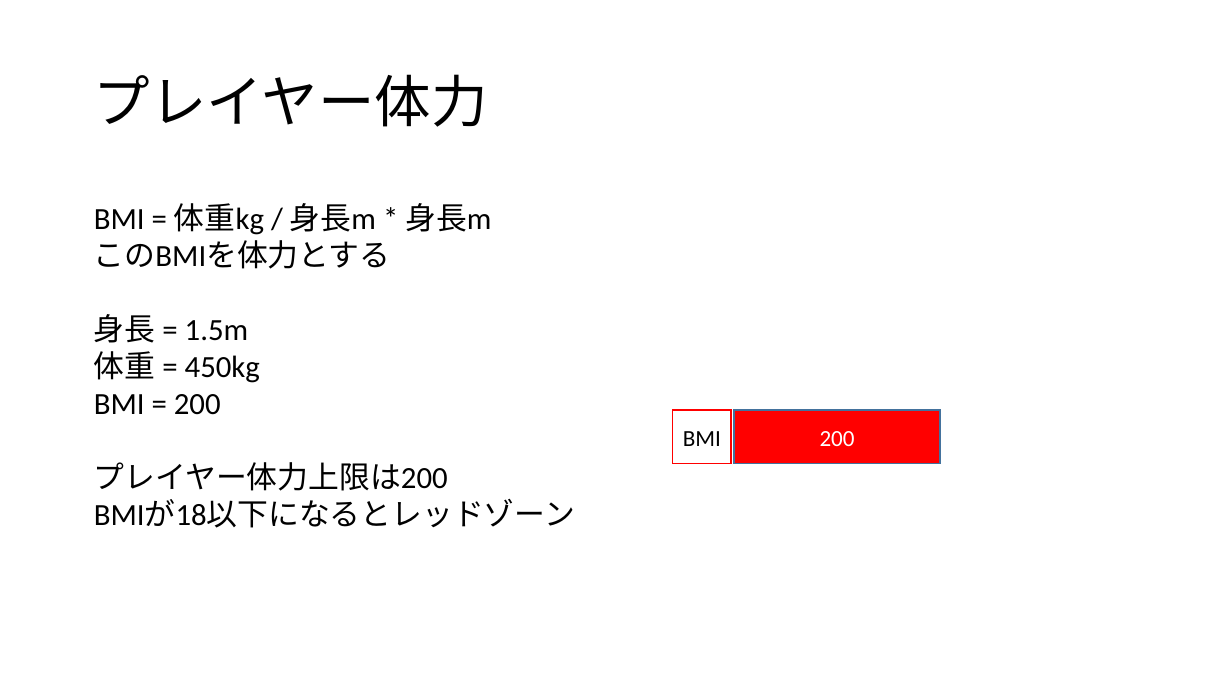
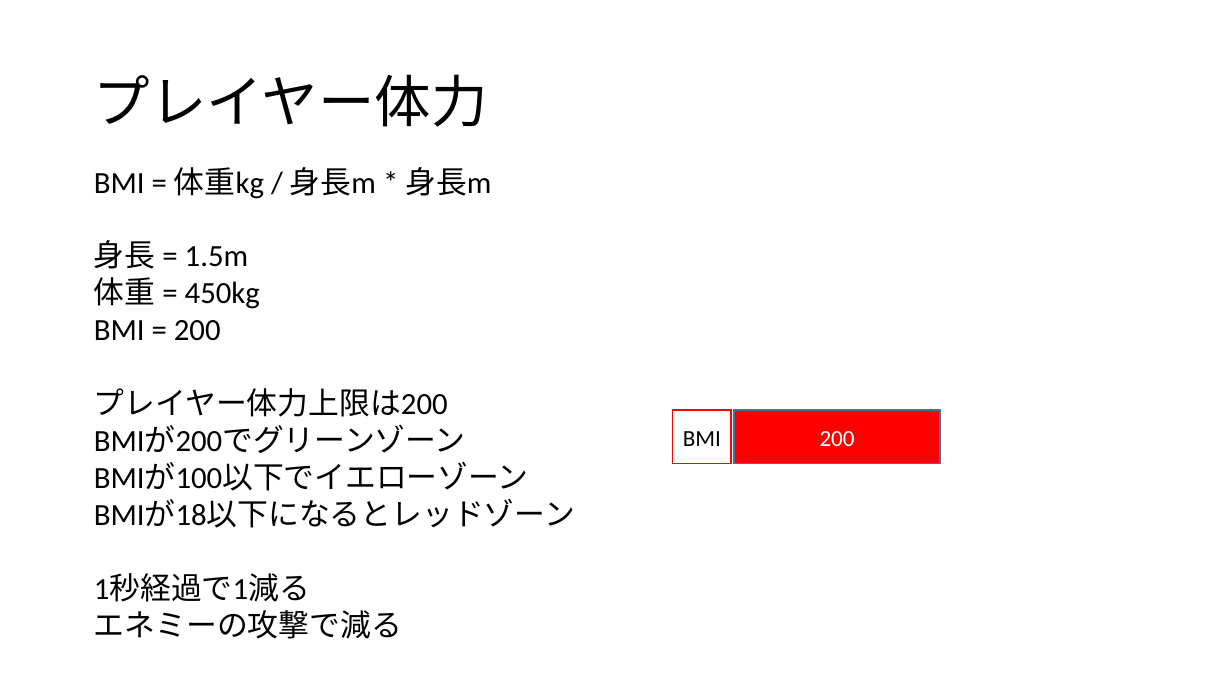
Before and after one commit to yuusei1113k/FatmanHerosTmp, a slide deck: slide 4 of システム詳細.pptx (slide 3 before the commit). Drawn at 1232x693 pixels with LibreOffice and Linux fonts; fonts in the diff are those of the drawing. Boxes give left, top, right and bottom in pixels: in the first picture for what was removed or moved away, otherwise in the second. Text is boxed around its words. In the diff, an @@ line names an element or a change of style, - is before the commit and + after.

```diff
--- a/システム詳細.pptx
+++ b/システム詳細.pptx
@@ text at (x1=94, y1=240, x2=390, y2=269): paragraph removed @@
-このBMIを体力とする
@@ text at (x1=94, y1=425, x2=529, y2=491): paragraphs added @@
+BMIが200でグリーンゾーン
+BMIが100以下でイエローゾーン
@@ text at (x1=94, y1=573, x2=402, y2=639): paragraphs added @@
+1秒経過で1減る
+エネミーの攻撃で減る
```
Also in this commit, not shown: 6 other slides changed, 7 slides added.
